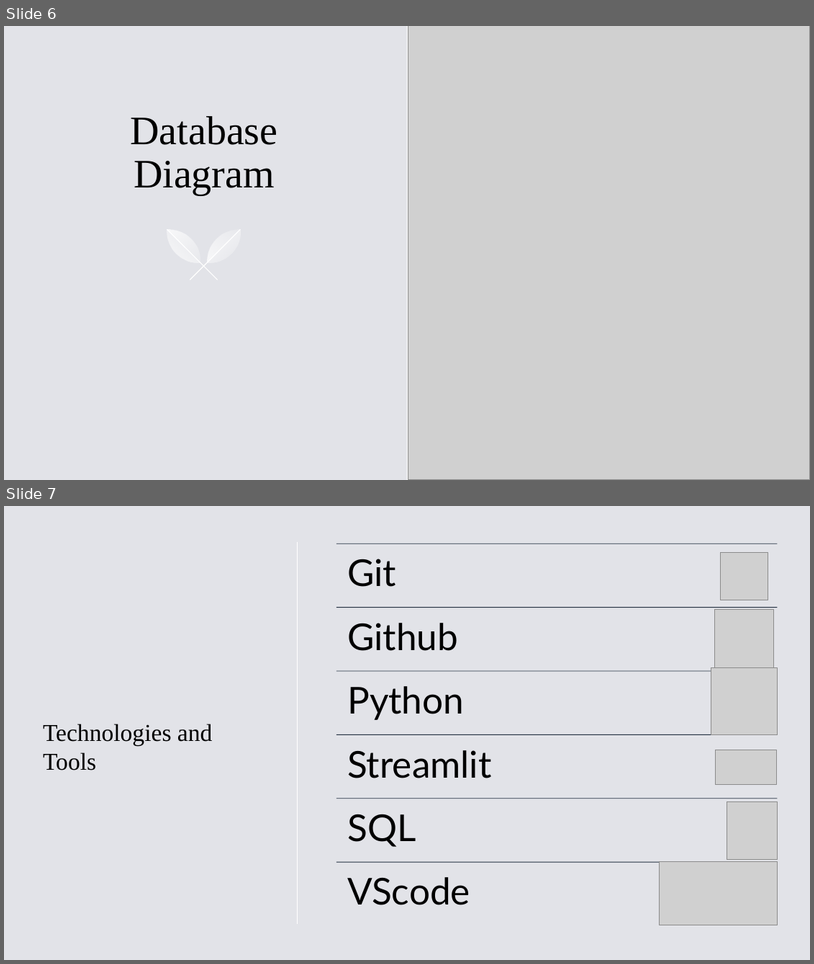
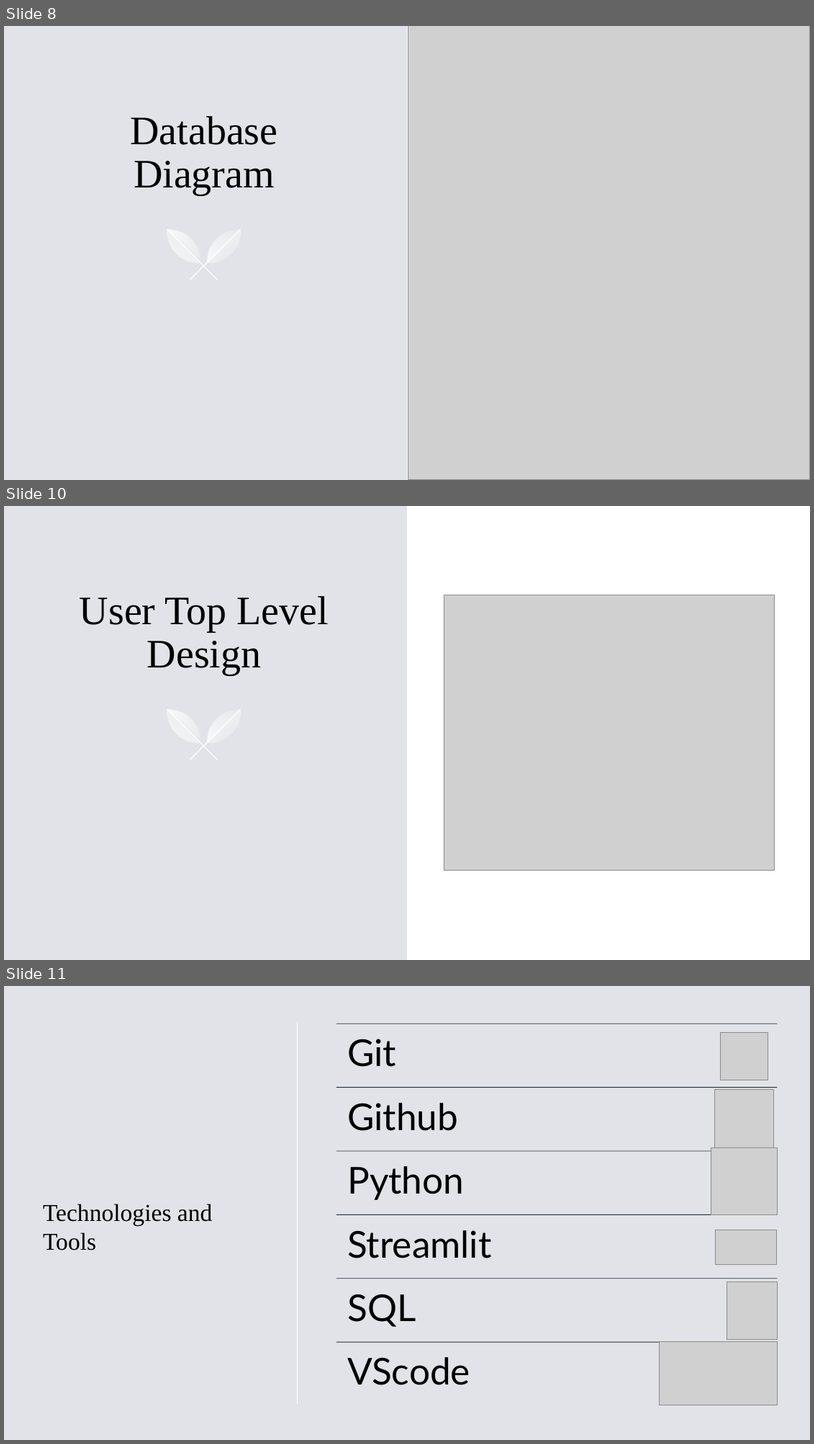
Before and after one commit to Nathan-H-Obrien/Streamlit, a slide deck: SE305 Presentation.pptx. Shown one above the other, each under a label of ours: slides 6 and 7 before the commit, slides 8, 10 and 11 after it; the slides between them are not shown. The pictures are 814x964 and 814x1444 pixels, drawn with LibreOffice and Linux fonts; fonts in the diff are those of the drawing; grey boxes stand for pictures. Boxes give left, top, right and bottom in pixels: in the first picture for what was removed or moved away, otherwise in the second. Text is boxed around its words. In the diff, an @@ line names an element or a change of style, - is before the commit and + after.

```diff
--- a/SE305 Presentation.pptx
+++ b/SE305 Presentation.pptx
@@ slide 10 added at bbox=[4, 506, 810, 960], background #E2E3E8 @@
@@ rectangle added at bbox=[4, 506, 810, 960], fill #E2E3E8 @@
@@ rectangle added at bbox=[407, 506, 810, 960], fill #FFFFFF @@
@@ title added at bbox=[80, 596, 329, 675], 48 pt, text #000000 @@
+User Top Level Design
@@ picture added at bbox=[444, 595, 774, 871] @@
@@ group added at bbox=[160, 702, 248, 759]: 4 freeform shapes, 2 lines @@
@@ what was slide 6 is now slide 8 @@
@@ what was slide 7 is now slide 11 @@
```
Also in this commit, not shown: 2 slides changed, 5 other slides added, 2 slides removed.
